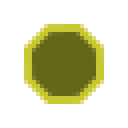
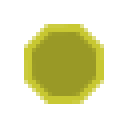
Layered file, before and after one edit (128×128). Changes by layer:
painted on "Polygon 1" over <box>32,32,96,96</box>
